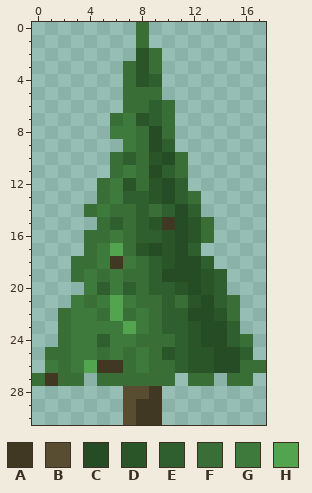
File history of a pixel-art sprite, gfx/bigtree/bigtree-9.png. Above, as it was before the edit.
The file is 18x31 pixels. Colours within 5 levels of each other are drawn and written as one.
Palette (. is transparent): A #413823  B #584d30  C #264c25  D #2a5528  E #2f5f2e  F #396e36  G #3e7a3b  H #53a44f
Pixels before, first column x 0:
 0 ........F.........
 1 ........F.........
 2 ........DF........
 3 .......FDF........
 4 .......FDE........
 5 .......FFF........
 6 .......FFEF.......
 7 ......FGDEF.......
 8 ......GGFCF.......
 9 .......GFCE.......
10 ......FEFDCF......
11 ......FGFCEF......
12 .....FGDFDCE......
13 .....FGEEDCEF.....
14 ....FGFFEFECE.....
15 .....FEFEDACDF....
16 ....FFGFEEDCDF....
17 ....FGHFDCDCE.....
18 ...FFGAGFEDCCE....
19 ...FGFGFFECCCDE...
20 ....GEGEFEEDCDE...
21 ...GFGHGFFEFDCEF..
22 ..FGGFHFGFEECCDF..
23 ..FGGGGHGFEEDCCE..
24 ..FGGEGGFFFEDCCEF.
25 .FFGGFGFGFDEDDCCE.
26 .GFGHAAFGFFEDDCCFF
27 FAFF.FFFFFF.FF.FF.
28 .......BBA........
29 .......BAA........
30 .......BAA........
After the commit:
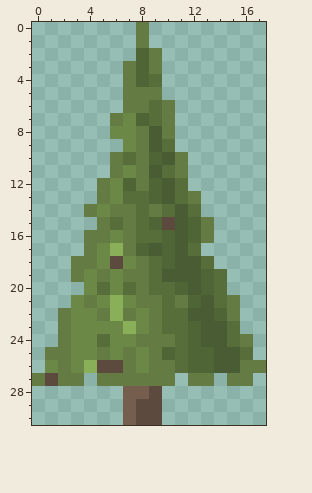
Change:
Colour A changes from #413823 to #5c4a3e.
Colour B changes from #584d30 to #765e4e.
Colour C changes from #264c25 to #4a5c34.
Colour D changes from #2a5528 to #506536.
Colour E changes from #2f5f2e to #576e3b.
Colour F changes from #396e36 to #647c43.
Colour G changes from #3e7a3b to #6b8847.
Colour H changes from #53a44f to #89b058.
Pixel boxes of the changes (left, top, right, bottom) in both pictures:
changed: (32, 22, 266, 425)
